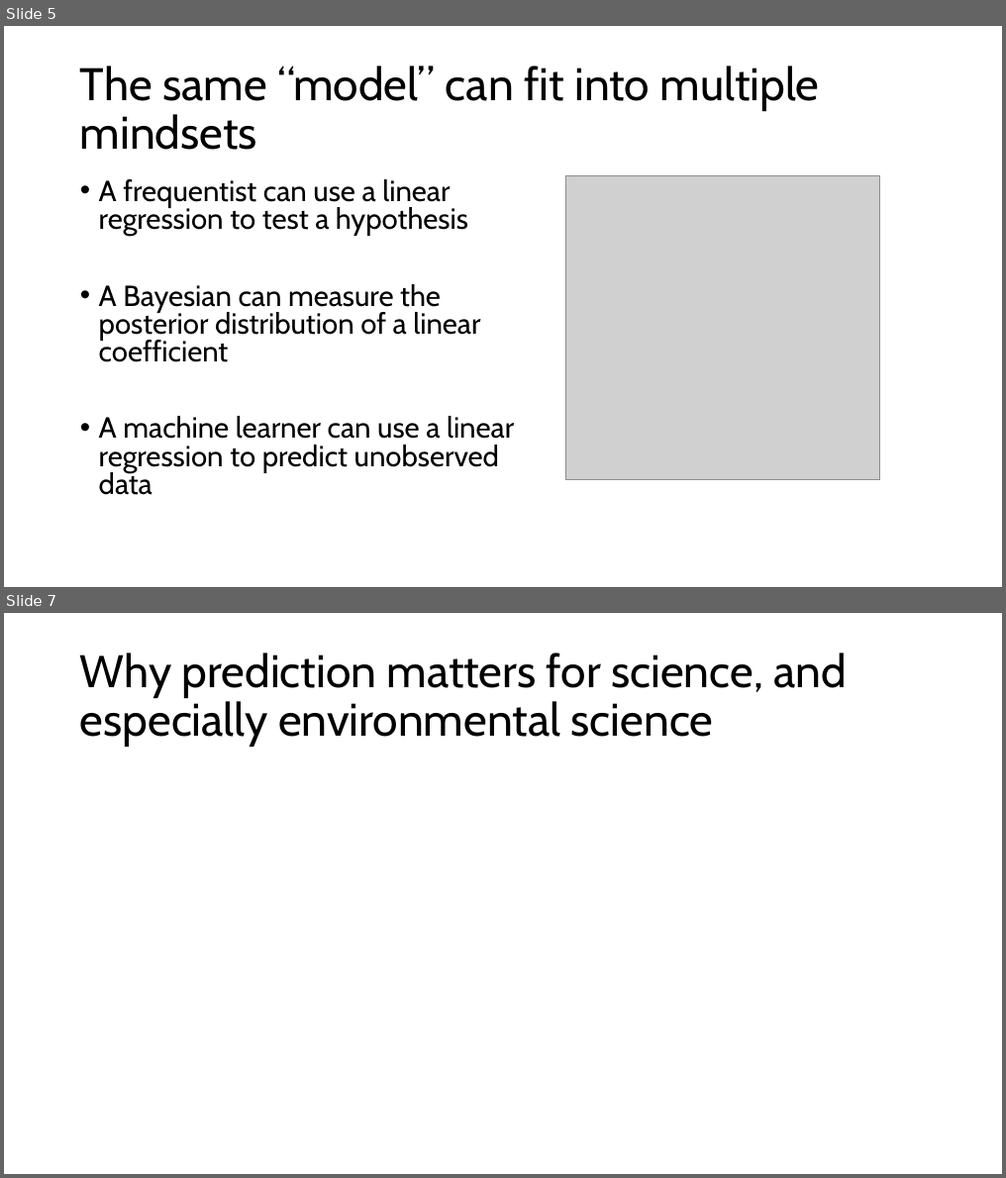
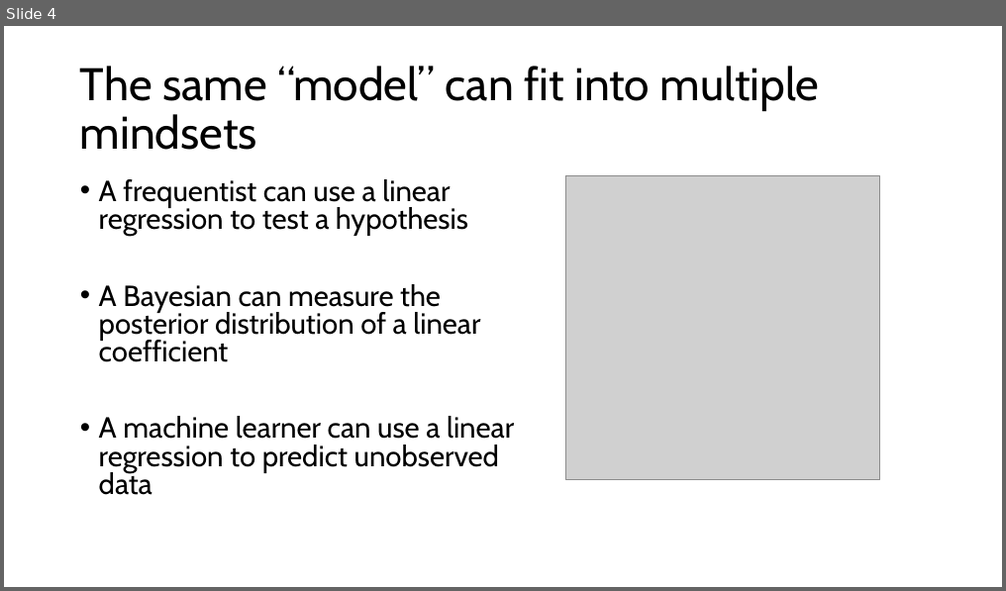
Before and after one commit to grantvagle/ml_methods_workshop, a slide deck: slides/01_what_is_ml.pptx. Shown one above the other, each under a label of ours: slides 5 and 7 before the commit, slide 4 after it; the slides between them are not shown. The pictures are 1006x1178 and 1006x591 pixels, drawn with LibreOffice and Linux fonts; fonts in the diff are those of the drawing; grey boxes stand for pictures. Boxes give left, top, right and bottom in pixels: in the first picture for what was removed or moved away, otherwise in the second. Text is boxed around its words. In the diff, an @@ line names an element or a change of style, - is before the commit and + after.

```diff
--- a/slides/01_what_is_ml.pptx
+++ b/slides/01_what_is_ml.pptx
@@ slide 7 removed at (x1=4, y1=613, x2=1002, y2=1174), background #FFFFFF @@
@@ title removed at (x1=80, y1=653, x2=847, y2=747) @@
-Why prediction matters for science, and especially environmental science
@@ what was slide 5 is now slide 4 @@
```
Also in this commit, not shown: 5 slides changed, 15 slides added, 2 other slides removed.
